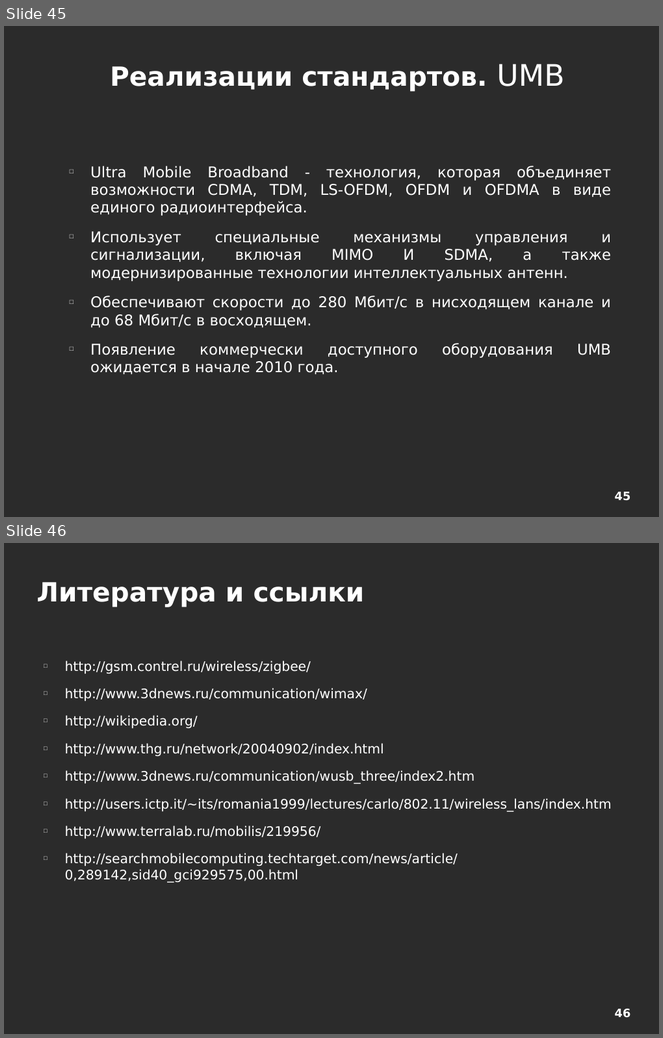
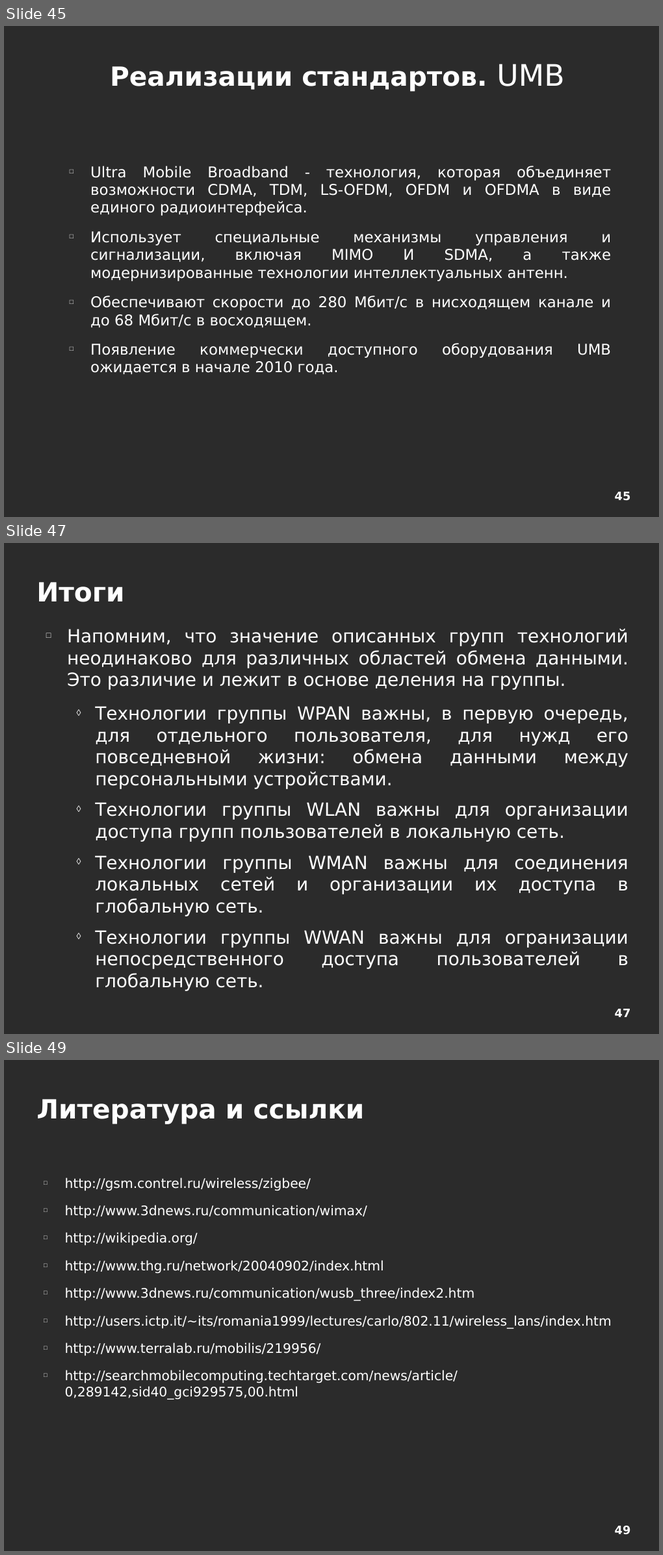
Before and after one commit to aeremenok/a-team-777, a slide deck: 10/smm/doc/eav_wireless.odp. Shown one above the other, each under a label of ours: slides 45 and 46 before the commit, slides 45, 47 and 49 after it; the slides between them are not shown. The pictures are 663x1038 and 663x1555 pixels, drawn with LibreOffice and Linux fonts; fonts in the diff are those of the drawing; background and template pictures are left out; a plain dark background stands for a picture behind light text. Boxes give left, top, right and bottom in pixels: in the first picture for what was removed or moved away, otherwise in the second. Text is boxed around its words. In the diff, an @@ line names an element or a change of style, - is before the commit and + after.

```diff
--- a/10/smm/doc/eav_wireless.odp
+++ b/10/smm/doc/eav_wireless.odp
@@ slide 47 added at (x1=4, y1=543, x2=659, y2=1034), background picture (left out) @@
@@ title added at (x1=36, y1=582, x2=124, y2=602), 32 pt, text #FFFFFF, bold @@
+Итоги
@@ text added at (x1=67, y1=628, x2=629, y2=991), 22 pt, text #FFFFFF @@
+□ Напомним, что значение описанных групп технологий неодинаково для различных областей обмена данными. Это различие и лежит в основе деления на группы.
+  ◊ Технологии группы WPAN важны, в первую очередь, для отдельного пользователя, для нужд его повседневной жизни: обмена данными между персональными устройствами.
+  ◊ Технологии группы WLAN важны для организации доступа групп пользователей в локальную сеть.
+  ◊ Технологии группы WMAN важны для соединения локальных сетей и организации их доступа в глобальную сеть.
+  ◊ Технологии группы WWAN важны для огранизации непосредственного доступа пользователей в глобальную сеть.
@@ page number added at (x1=615, y1=1009, x2=631, y2=1017), 14 pt, text #FFFFFF, bold @@
+47
@@ what was slide 46 is now slide 49 @@
@@ page number at (x1=615, y1=1526, x2=631, y2=1535): text changed @@
-46
+49
```
Also in this commit, not shown: 2 other slides added, 2 other files.
